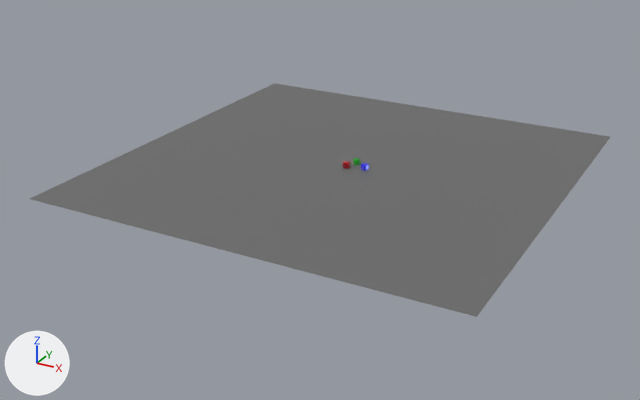
What one commit did to the Blender file udemy-environments/dice.blend.
Before and after are seen from a camera (50 mm lens) standing at (49.0, -96.0, 42.2) and looking at (-1.4, -4.2, -3.6). The lights are fixed; the arrows at lower left show +X, +Y and +Z.
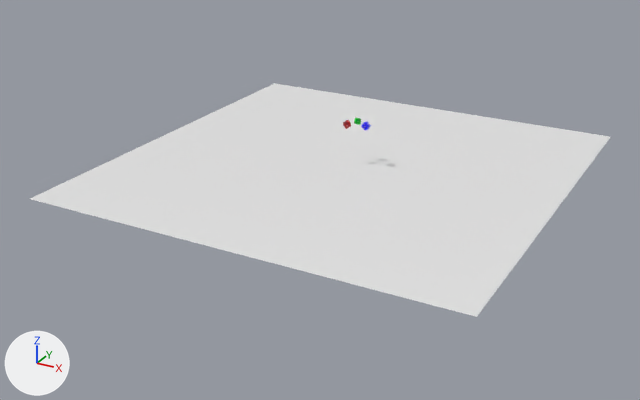
Where the change shows, as pixel boxes (x1, y1, x2, y2) in the pictures (640 x 400 px):
'Plane', recoloured (grey to white): (30, 83, 610, 317) in both
'Cube.002', moved, turned: before (361, 163, 369, 171); after (361, 122, 371, 130)
'Cube', moved: before (343, 161, 350, 169); after (343, 120, 351, 129)
'Cube.001', moved, turned: before (353, 158, 361, 165); after (354, 118, 361, 125)

What the commit changed:
Material 'Material' (mat_material) changes colour from dark grey #6c6c6c to white #e8e8e8; in linear values from (0.149, 0.149, 0.149) to (0.81, 0.81, 0.81).
Object 'Cube' (ob_cube) moves from (0.6, -0.7, 0.4) to (0.6, -0.7, 5.9).
Object 'Cube.001' (ob_cube_001) moves from (1.2, 1.0, 0.4) to (1.2, 1.0, 5.9).
Object 'Cube.001' (ob_cube_001) turns from (90, 0, 55) to (49, 107, 82) degrees about x, y and z.
Object 'Cube.002' (ob_cube_002) moves from (2.9, -0.1, 0.4) to (2.9, -0.1, 5.9).
Object 'Cube.002' (ob_cube_002) turns from (180, 0, 78) to (215, 6.6, 81) degrees about x, y and z.
